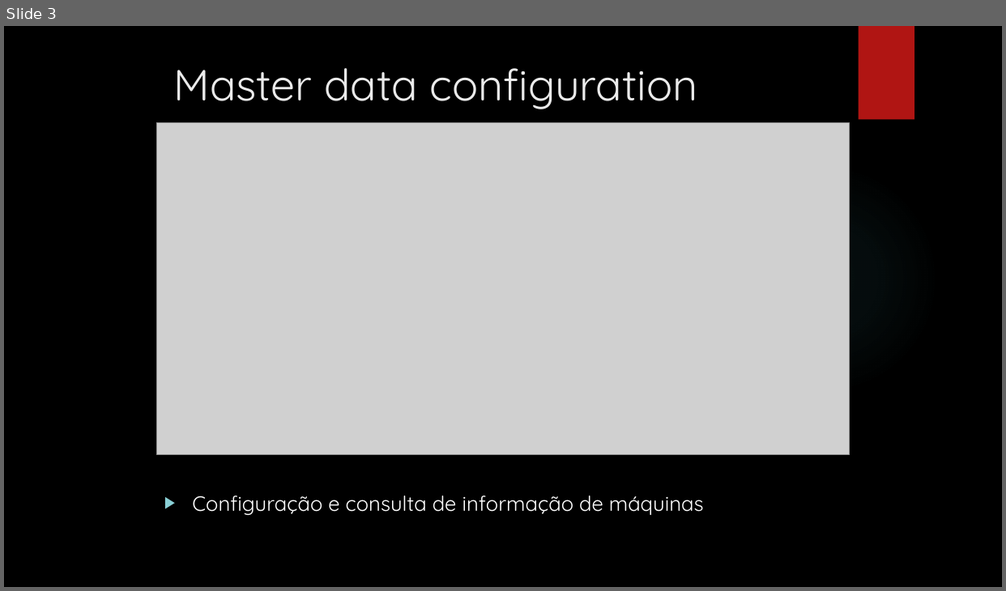
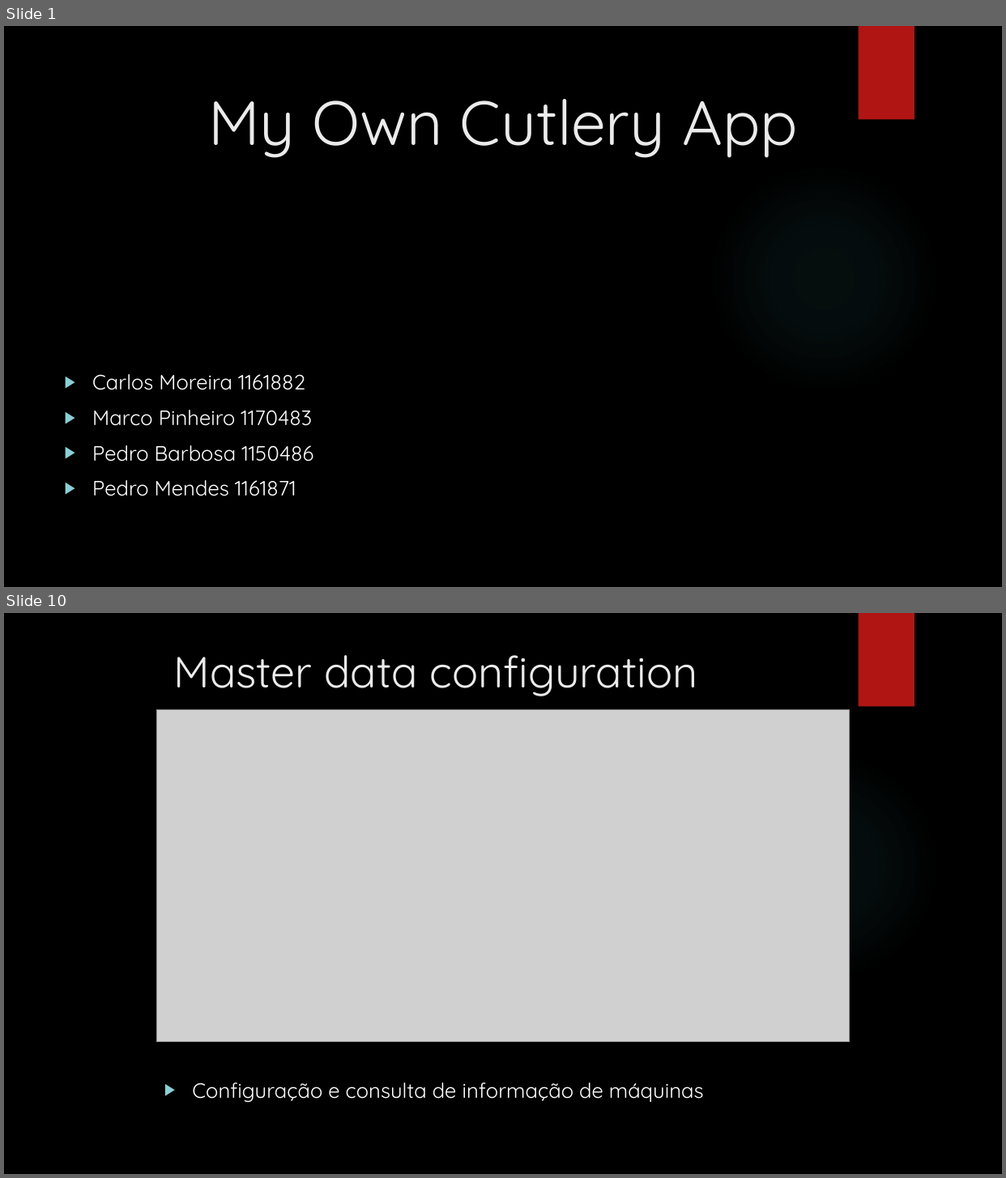
Before and after one commit to MarcoPinheiro21/MyOwnCutlery, a slide deck: Apresentacao_3NA1.pptx. Shown one above the other, each under a label of ours: slide 3 before the commit, slides 1 and 10 after it; the slides between them are not shown. The pictures are 1006x591 and 1006x1178 pixels, drawn with LibreOffice and Linux fonts; fonts in the diff are those of the drawing; grey boxes stand for pictures; background and template pictures are left out. Boxes give left, top, right and bottom in pixels: in the first picture for what was removed or moved away, otherwise in the second. Text is boxed around its words. In the diff, an @@ line names an element or a change of style, - is before the commit and + after.

```diff
--- a/Apresentacao_3NA1.pptx
+++ b/Apresentacao_3NA1.pptx
@@ slide 1 added at (x1=4, y1=26, x2=1002, y2=587), background picture (left out); not listed: 2 template elements that a slide beside it also shows @@
@@ title added at (x1=208, y1=99, x2=798, y2=158), 60 pt, text #EBEBEB @@
+My Own Cutlery App
@@ text added at (x1=92, y1=374, x2=313, y2=497), 20 pt, text #FFFFFF @@
+▶ Carlos Moreira 1161882
+▶ Marco Pinheiro 1170483
+▶ Pedro Barbosa 1150486
+▶ Pedro Mendes 1161871
@@ what was slide 3 is now slide 10 @@
```
Also in this commit, not shown: 9 other slides added, 2 slides removed.
